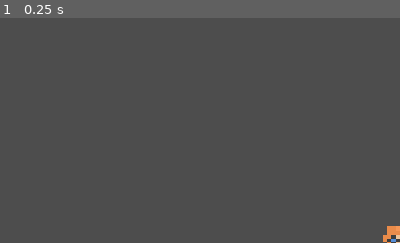
Above: before the commit, frame 1.
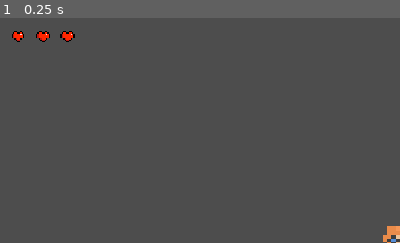
Above: after the commit, the same moment.

Repository: Tortiz-CSUF/esper---1
Game: Godot game, scene res://Scenes/game.tscn
Same seed, same stepped clock (60 frames per second), same inputs: the game is played once before the commit and once after it. This scene is started directly instead of the project's main scene.
Inputs:
- Up to frame 1 (0.25 s): no input
The pictures show only the part of the screen within x 0-50%, y 0-50%; the shares and areas given below are measured in that part.

The runs differ from the first frame. In frame 1, 0.4% of the frame differs, in the area x 3-19%, y 5-11%.

Commit message:
Haunted_Adventure_2D_23

Diff:
--- a/Scenes/game.tscn
+++ b/Scenes/game.tscn
@@ -3,6 +3,7 @@
 [ext_resource type="PackedScene" uid="uid://v4cgn362c5l" path="res://Scenes/player.tscn" id="1_wrm1d"]
 [ext_resource type="PackedScene" uid="uid://dde1op2bf3xir" path="res://Scenes/ghost.tscn" id="2_3dryh"]
 [ext_resource type="AudioStream" uid="uid://14ncqkwnso2v" path="res://Assets/music/Esper_MAIN.mp3" id="3_wowpa"]
+[ext_resource type="PackedScene" uid="uid://dlw4eriyuoxku" path="res://Scenes/hud.tscn" id="4_3dryh"]
 
 [node name="Game" type="Node2D" unique_id=1280561062]
 
@@ -16,3 +17,5 @@
 stream = ExtResource("3_wowpa")
 autoplay = true
 bus = &"Music"
+
+[node name="HUD" parent="." unique_id=1617882117 instance=ExtResource("4_3dryh")]
--- a/Scripts/hud.gd
+++ b/Scripts/hud.gd
@@ -26,6 +26,23 @@
 	resume_button.pressed.connect(_on_resume_pressed)
 	pause_settings_button.pressed.connect(_on_pause_settings_pressed)
 	main_menu_button.pressed.connect(_on_main_menu_pressed)
+
+	pause_music_slider.value_changed.connect(_on_music_volume_changed)
+	pause_sfx_slider.value_changed.connect(_on_sfx_volume_changed)
+	pause_settings_back_button.pressed.connect(_on_pause_settings_back_pressed)
+
+	var music_bus_index: int = AudioServer.get_bus_index("Music")
+	var sfx_bus_index: int = AudioServer.get_bus_index("SFX")
+	pause_music_slider.value = db_to_linear(AudioServer.get_bus_volume_db(music_bus_index))
+	pause_sfx_slider.value = db_to_linear(AudioServer.get_bus_volume_db(sfx_bus_index))
+
+
+func _input(event: InputEvent) -> void:
+	if event.is_action_pressed("pause"):
+		if is_paused:
+			_resume_game()
+		else:
+			_pause_menu()
 
 
 
